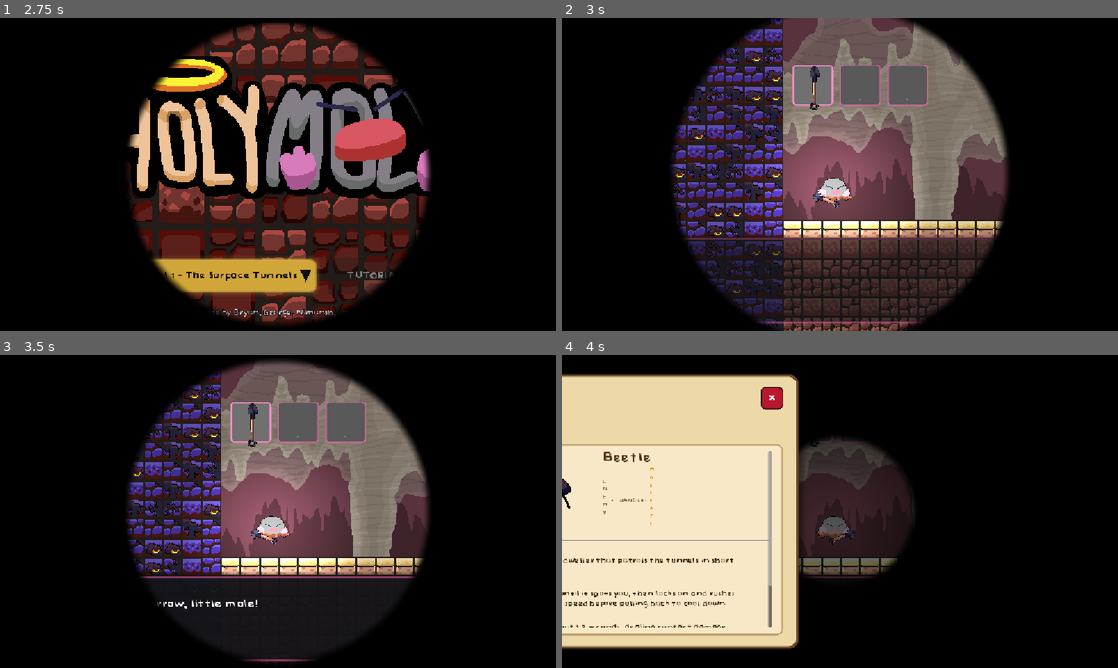
Above: before the commit, frames 1-4 (two rows, left to right).
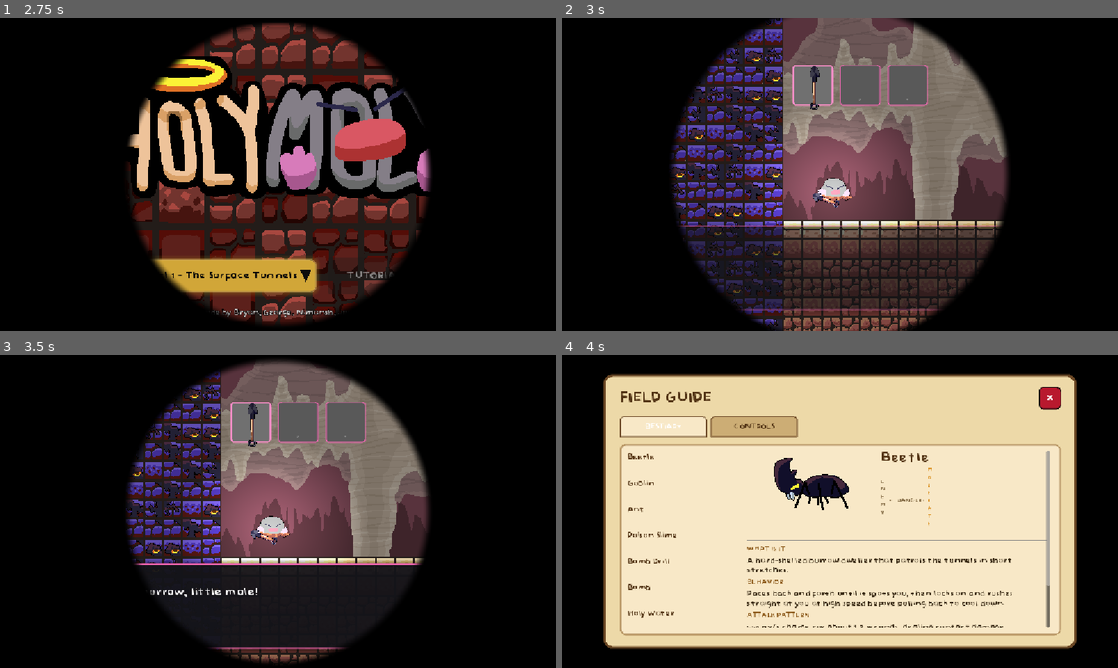
Above: after the commit, the same moments.

Repository: Geofoods/Holy-Moly
Game: Godot game, scene res://scenes/intro.tscn
Two runs of this game, one before a commit and one after it. Both use one fixed random seed, a clock stepped at 60 frames per second and the inputs below. Sound files missing from this copy of the repository are replaced by a short silence.
Inputs (mouse positions are in pixels of both pictures, inside the frame that each line leads up to):
- Up to frame 1 (2.75 s): tap Enter (ui_accept) at 0.5, 0.77, 1.52 s; move the mouse to (400, 158) at 0.52 s; hold Right (ui_right) 0.53-1.28 s; tap E at 0.6 s; click (400, 158) at 0.67 s; move the mouse to (166, 190) at 1.27 s; hold Down (ui_down) 1.28-2 s; tap P at 1.35 s; click "TUTORIAL" at 2 s
- Up to frame 2 (3 s): click "PLAY" at 2.75 s
- Up to frame 3 (3.5 s): no input
- Up to frame 4 (4 s): click "?" at 3.5 s

Frame 1 is identical in both runs. In frame 2, 3.4% of the frame differs, in the area x 21-79%, y 65-98%; in frame 3, 3.2%; in frame 4, 59%, in the area x 0-93%, y 6-94%.

Commit message:
field guide and tutorial fixed

Diff:
--- a/scenes/dialogue_box.tscn
+++ b/scenes/dialogue_box.tscn
@@ -41,16 +41,45 @@
 corner_radius_bottom_right = 6
 corner_radius_bottom_left = 6
 
+[sub_resource type="StyleBoxFlat" id="StyleBoxFlat_prev"]
+bg_color = Color(0.42, 0.42, 0.48, 1)
+border_width_left = 2
+border_width_top = 2
+border_width_right = 2
+border_width_bottom = 2
+border_color = Color(0.03, 0.03, 0.03, 1)
+corner_radius_top_left = 6
+corner_radius_top_right = 6
+corner_radius_bottom_right = 6
+corner_radius_bottom_left = 6
+
+[sub_resource type="StyleBoxFlat" id="StyleBoxFlat_prev_hover"]
+bg_color = Color(0.56, 0.56, 0.62, 1)
+border_width_left = 2
+border_width_top = 2
+border_width_right = 2
+border_width_bottom = 2
+border_color = Color(0.03, 0.03, 0.03, 1)
+corner_radius_top_left = 6
+corner_radius_top_right = 6
+corner_radius_bottom_right = 6
+corner_radius_bottom_left = 6
+
 [node name="DialogueBox" type="CanvasLayer"]
 layer = 20
 script = ExtResource("1_dialogue")
 
 [node name="Panel" type="PanelContainer" parent="."]
-layout_mode = 0
+anchors_preset = 12
+anchor_top = 1.0
+anchor_right = 1.0
+anchor_bottom = 1.0
 offset_left = 60.0
-offset_top = 300.0
-offset_right = 1092.0
-offset_bottom = 450.0
+offset_top = -190.0
+offset_right = -60.0
+offset_bottom = -40.0
+grow_horizontal = 2
+grow_vertical = 0
 theme_override_styles/panel = SubResource("StyleBoxFlat_panel")
 
 [node name="MarginContainer" type="MarginContainer" parent="Panel"]
@@ -82,11 +111,28 @@
 
 [node name="NextRow" type="HBoxContainer" parent="Panel/MarginContainer/VBoxContainer"]
 layout_mode = 2
-alignment = 2
+
+[node name="PrevButton" type="Button" parent="Panel/MarginContainer/VBoxContainer/NextRow"]
+custom_minimum_size = Vector2(120, 42)
+layout_mode = 2
+focus_mode = 0
+theme_override_colors/font_color = Color(1, 1, 1, 1)
+theme_override_fonts/font = ExtResource("2_font")
+theme_override_font_sizes/font_size = 18
+theme_override_styles/normal = SubResource("StyleBoxFlat_prev")
+theme_override_styles/hover = SubResource("StyleBoxFlat_prev_hover")
+theme_override_styles/pressed = SubResource("StyleBoxFlat_prev_hover")
+theme_override_styles/focus = SubResource("StyleBoxFlat_prev_hover")
+text = "◂ BACK"
+
+[node name="Spacer" type="Control" parent="Panel/MarginContainer/VBoxContainer/NextRow"]
+layout_mode = 2
+size_flags_horizontal = 3
 
 [node name="NextButton" type="Button" parent="Panel/MarginContainer/VBoxContainer/NextRow"]
 custom_minimum_size = Vector2(120, 42)
 layout_mode = 2
+focus_mode = 0
 theme_override_colors/font_color = Color(0.03, 0.03, 0.03, 1)
 theme_override_fonts/font = ExtResource("2_font")
 theme_override_font_sizes/font_size = 18
--- a/scenes/info_popup.tscn
+++ b/scenes/info_popup.tscn
@@ -91,7 +91,9 @@
 
 [node name="Panel" type="PanelContainer" parent="CenterContainer" unique_id=2080864583]
 anchors_preset = 8
+anchor_left = 0.5
 anchor_top = 0.0
+anchor_right = 0.5
 anchor_bottom = 1.0
 custom_minimum_size = Vector2(980, 0)
 layout_mode = 1
--- a/scenes/tutorial.tscn
+++ b/scenes/tutorial.tscn
@@ -279,7 +279,7 @@
 shape = SubResource("RectangleShape2D_trigger")
 
 [node name="AntEnemy" parent="." unique_id=964661713 instance=ExtResource("ant_res")]
-position = Vector2(1912, -168)
+position = Vector2(2328, -168)
 
 [node name="TutorialChest" parent="." unique_id=411925599 instance=ExtResource("chest_res")]
 position = Vector2(1336, -153)
@@ -287,21 +287,21 @@
 [node name="BeetleTrigger" type="Area2D" parent="." unique_id=744878920]
 
 [node name="CollisionShape2D" type="CollisionShape2D" parent="BeetleTrigger" unique_id=1323467954]
-position = Vector2(2500, -50)
+position = Vector2(2900, -50)
 shape = SubResource("RectangleShape2D_trigger")
 
 [node name="BeetleEnemy" parent="." unique_id=563442811 instance=ExtResource("beetle_res")]
-position = Vector2(2328, -180)
+position = Vector2(3073, -180)
 
 [node name="GoblinTrigger" type="Area2D" parent="." unique_id=1445622354]
 position = Vector2(-2, -33)
 
 [node name="CollisionShape2D" type="CollisionShape2D" parent="GoblinTrigger" unique_id=439768262]
-position = Vector2(2900, -50)
+position = Vector2(2500, -50)
 shape = SubResource("RectangleShape2D_trigger")
 
 [node name="GoblinEnemy" parent="." unique_id=270937187 instance=ExtResource("goblin_res")]
-position = Vector2(3073, -149)
+position = Vector2(1912, -149)
 
 [node name="BombWallTrigger" type="Area2D" parent="." unique_id=357744486]
 
--- a/scripts/dialogue_box.gd
+++ b/scripts/dialogue_box.gd
@@ -1,38 +1,37 @@
 extends CanvasLayer
 
 signal next_pressed
+signal prev_pressed
 
 const TYPE_SPEED := 0.018
-const PANEL_MARGIN_SIDE := 60.0
-const PANEL_HEIGHT := 150.0
-const PANEL_BOTTOM_OFFSET := 40.0
+const SLIDE_DISTANCE := 240.0
 
 @onready var panel: PanelContainer = $Panel
 @onready var step_label: Label = $Panel/MarginContainer/VBoxContainer/StepLabel
 @onready var main_label: Label = $Panel/MarginContainer/VBoxContainer/MainLabel
 @onready var next_button: Button = $Panel/MarginContainer/VBoxContainer/NextRow/NextButton
+@onready var prev_button: Button = $Panel/MarginContainer/VBoxContainer/NextRow/PrevButton
 
 var _full_text := ""
 var _type_tween: Tween
-var _hidden_y := 0.0
-var _shown_y := 0.0
 
 func _ready() -> void:
 	next_button.pressed.connect(func():
 		SFX.play_ui("ui_click")
 		next_pressed.emit()
 	)
+	prev_button.pressed.connect(func():
+		SFX.play_ui("ui_click")
+		prev_pressed.emit()
+	)
 
-	var vp_size: Vector2 = get_viewport().get_visible_rect().size
-	panel.size = Vector2(vp_size.x - PANEL_MARGIN_SIDE * 2.0, PANEL_HEIGHT)
-	panel.position = Vector2(PANEL_MARGIN_SIDE, vp_size.y - PANEL_HEIGHT - PANEL_BOTTOM_OFFSET)
-
-	_shown_y = panel.position.y
-	_hidden_y = _shown_y + panel.size.y + 40.0
-	panel.position.y = _hidden_y
+	# The panel sizes and positions itself from the scene (bottom-anchored, grows
+	# upward with content), so the buttons are always visible. We only animate the
+	# whole layer sliding in and fading.
+	offset.y = SLIDE_DISTANCE
 	panel.modulate.a = 0.0
 
-func show_text(text: String, step: int = 0, total: int = 0, show_next: bool = false) -> void:
+func show_text(text: String, step: int = 0, total: int = 0, show_next: bool = false, show_prev: bool = false) -> void:
 	_full_text = text
 	if total > 0:
 		step_label.text = "TUTORIAL  •  STEP %d / %d" % [step, total]
@@ -40,11 +39,13 @@
 	else:
 		step_label.hide()
 	next_button.visible = show_next
+	prev_button.visible = show_prev
 	main_label.text = ""
 
 	var tween := create_tween()
-	tween.tween_property(panel, "position:y", _shown_y, 0.35).set_trans(Tween.TRANS_BACK).set_ease(Tween.EASE_OUT)
-	tween.parallel().tween_property(panel, "modulate:a", 1.0, 0.25)
+	tween.set_parallel(true)
+	tween.tween_property(self, "offset:y", 0.0, 0.35).set_trans(Tween.TRANS_BACK).set_ease(Tween.EASE_OUT)
+	tween.tween_property(panel, "modulate:a", 1.0, 0.25)
 
 	_type_text()
 
@@ -66,5 +67,6 @@
 
 func hide_box() -> void:
 	var tween := create_tween()
-	tween.tween_property(panel, "position:y", _hidden_y, 0.3).set_trans(Tween.TRANS_SINE).set_ease(Tween.EASE_IN)
-	tween.parallel().tween_property(panel, "modulate:a", 0.0, 0.25)
+	tween.set_parallel(true)
+	tween.tween_property(self, "offset:y", SLIDE_DISTANCE, 0.3).set_trans(Tween.TRANS_SINE).set_ease(Tween.EASE_IN)
+	tween.tween_property(panel, "modulate:a", 0.0, 0.25)
--- a/scripts/enemy.gd
+++ b/scripts/enemy.gd
@@ -1,4 +1,6 @@
 extends CharacterBody2D
+
+signal died
 
 const SPEED = 160.0
 const CLIMB_SPEED = 140.0
@@ -156,6 +158,7 @@
 	draw_rect(Rect2(offset, Vector2(bar_w * ratio, bar_h)), fill)
 
 func die() -> void:
+	died.emit()
 	SFX.play("enemy_death", global_position)
 	ComboManager.increment()
 	set_physics_process(false)
--- a/scripts/goblin_enemy.gd
+++ b/scripts/goblin_enemy.gd
@@ -1,4 +1,6 @@
 extends CharacterBody2D
+
+signal died
 
 const GRAVITY := 1960.0
 const THROW_INTERVAL := 2.5
@@ -164,6 +166,7 @@
 	draw_rect(Rect2(offset, Vector2(bar_w * ratio, bar_h)), fill)
 
 func die() -> void:
+	died.emit()
 	SFX.play("enemy_death", global_position)
 	ComboManager.increment()
 	set_physics_process(false)
--- a/scripts/info_popup.gd
+++ b/scripts/info_popup.gd
@@ -54,6 +54,7 @@
 	visible = true
 	dim_background.modulate.a = 0.0
 	panel.modulate.a = 0.0
+	panel.pivot_offset = panel.size / 2.0
 	panel.scale = Vector2(0.9, 0.9)
 	var tween := create_tween()
 	tween.set_parallel(true)
--- a/scripts/tutorial_manager.gd
+++ b/scripts/tutorial_manager.gd
@@ -5,14 +5,15 @@
 
 var steps := []
 var step_index := -1
-var _pending_signal: Signal
-var _has_pending_signal := false
 var current_checkpoint: Vector2 = Vector2(-28, -116)
+var _started_steps := {}
+var _kill_enemy: Node = null
 
 func _ready() -> void:
 	mole.set_physics_process(false)
 	mole.set_process(false)
 	mole.death_override = _on_tutorial_death
+	dialogue.prev_pressed.connect(_go_back)
 	_build_steps()
 	_show_step(0)
 	_reposition_inventory_ui()
@@ -30,12 +31,12 @@
 			"kind": "click",
 		},
 		{
-			"text": "Ready? Let's move.",
+			"text": "Ready? Let's move!",
 			"kind": "click",
 			"on_start": func(): mole.set_physics_process(true); mole.set_process(true),
 		},
 		{
-			"text": "MOVE: press A / D or ◄ ►.",
+			"text": "MOVE: press A / D or ◄ ►. Walk to the right!",
 			"kind": "trigger",
 			"node": "MoveTrigger",
 		},
@@ -45,30 +46,26 @@
 			"node": "JumpTrigger",
 		},
 		{
-			"text": "An Ant! LEFT-CLICK to attack it with your shovel, or just run past it.",
-			"kind": "trigger",
-			"node": "EnemyTrigger",
-			"checkpoint": Vector2(1800, -116),
-		},
-		{
-			"text": "Nice! Walk into the chest to open it.",
+			"text": "A treasure chest! Walk into it to open it and grab the loot inside.",
 			"kind": "chest",
 			"node": "TutorialChest",
 		},
 		{
-			"text": "RIGHT-CLICK to PARRY! It deflects projectiles back at enemies for 3 seconds, then cooldown.",
-			"kind": "click",
+			"text": "A Goblin! It throws explosive mushrooms.\nRIGHT-CLICK to PARRY them back, then close in. KILL it to continue!",
+			"kind": "kill",
+			"enemy": "GoblinEnemy",
+			"checkpoint": Vector2(1800, -116),
+		},
+		{
+			"text": "An Ant! LEFT-CLICK to attack it with your shovel. KILL it to continue!",
+			"kind": "kill",
+			"enemy": "AntEnemy",
+			"checkpoint": Vector2(2200, -116),
 		},
 		{
 			"text": "A Beetle! It charges fast but can't turn mid-rush. Sidestep it, then strike!",
 			"kind": "trigger",
 			"node": "BeetleTrigger",
-			"checkpoint": Vector2(2500, -116),
-		},
-		{
-			"text": "A Goblin! Throws explosive mushrooms. Dodge or PARRY them back, then close in!",
-			"kind": "trigger",
-			"node": "GoblinTrigger",
 			"checkpoint": Vector2(2900, -116),
 		},
 		{
@@ -86,11 +83,7 @@
 			"on_start": func(): Inventory.add_item(preload("res://resources/drill.tres")),
 		},
 		{
-			"text": "PRESS SHIFT to DIG DASH! You tunnel forward, breaking through everything in your path!",
-			"kind": "click",
-		},
-		{
-			"text": "COMBO TIP: Kill enemies quickly to build a combo! Combos make you FASTER and give you extra jump time. Chain kills to keep it going!",
+			"text": "DIG DASH: press SHIFT to tunnel forward, smashing through rocks and enemies in your path!",
 			"kind": "click",
 		},
 	]
@@ -100,60 +93,53 @@
 	var step: Dictionary = steps[i]
 	if step.has("checkpoint"):
 		current_checkpoint = step["checkpoint"]
-	if step.has("on_start"):
+	# Only run a step's on_start once, so going BACK then forward again doesn't
+	# re-grant items or re-run setup.
+	if step.has("on_start") and not _started_steps.has(i):
+		_started_steps[i] = true
 		step["on_start"].call()
 
-	_clear_pending_signal()
-
-	dialogue.show_text(step["text"], i + 1, steps.size(), true)
+	_disconnect_kill()
 	if dialogue.next_pressed.is_connected(_advance):
 		dialogue.next_pressed.disconnect(_advance)
-	dialogue.next_pressed.connect(_advance, CONNECT_ONE_SHOT)
 
-	match step["kind"]:
-		"trigger":
-			var trigger := get_node(String(step["node"]))
-			_pending_signal = trigger.body_entered
-			_has_pending_signal = true
-			trigger.body_entered.connect(_on_trigger_entered, CONNECT_ONE_SHOT)
-		"chest":
-			var chest := get_node(String(step["node"]))
-			var interaction: Node = chest.get_node_or_null("Area2D")
-			if interaction == null or not interaction.has_signal("opened"):
-				interaction = chest
-			_pending_signal = interaction.opened
-			_has_pending_signal = true
-			interaction.opened.connect(_advance, CONNECT_ONE_SHOT)
+	# "kill" steps hide NEXT and auto-advance only when the target enemy dies, so
+	# the player must defeat it. If the enemy is already gone (e.g. the player hit
+	# BACK after killing it) we fall back to a NEXT button. Every other step
+	# advances only on a NEXT click. BACK is hidden on the very first step.
+	var show_next := true
+	if step.get("kind", "") == "kill":
+		var enemy := get_node_or_null(NodePath(String(step["enemy"])))
+		if enemy != null and is_instance_valid(enemy):
+			show_next = false
+			_kill_enemy = enemy
+			enemy.connect("died", _advance, CONNECT_ONE_SHOT)
 
-func _clear_pending_signal() -> void:
-	if _has_pending_signal and _pending_signal.get_object():
-		if _pending_signal.is_connected(_on_trigger_entered):
-			_pending_signal.disconnect(_on_trigger_entered)
-		if _pending_signal.is_connected(_advance):
-			_pending_signal.disconnect(_advance)
-	_has_pending_signal = false
+	dialogue.show_text(step["text"], i + 1, steps.size(), show_next, i > 0)
+	if show_next:
+		dialogue.next_pressed.connect(_advance, CONNECT_ONE_SHOT)
 
-func _on_trigger_entered(body: Node) -> void:
-	if body.is_in_group("mole"):
-		_advance()
-	else:
-		var step: Dictionary = steps[step_index]
-		if step["kind"] == "trigger":
-			var trigger := get_node(String(step["node"]))
-			trigger.body_entered.connect(_on_trigger_entered, CONNECT_ONE_SHOT)
+func _disconnect_kill() -> void:
+	if _kill_enemy != null and is_instance_valid(_kill_enemy):
+		if _kill_enemy.is_connected("died", _advance):
+			_kill_enemy.disconnect("died", _advance)
+	_kill_enemy = null
 
 func _advance() -> void:
-	_clear_pending_signal()
 	if step_index + 1 >= steps.size():
 		_finish()
 	else:
 		_show_step(step_index + 1)
 
+func _go_back() -> void:
+	if step_index > 0:
+		_show_step(step_index - 1)
+
 func _finish() -> void:
-	_clear_pending_signal()
+	_disconnect_kill()
 	if dialogue.next_pressed.is_connected(_advance):
 		dialogue.next_pressed.disconnect(_advance)
-	var ending_text = "Perfect! You're ready!\n\nControls:\n• MOVE: A/D  •  JUMP: SPACE (hold for height!)\n• ATTACK: Left-click  •  PARRY: Right-click\n• DIG DASH: SHIFT  •  ITEMS: 1, 2, 3\n\nGood luck, little mole!"
+	var ending_text = "Perfect! You're ready, little mole.\nChain kills for COMBOS — good luck down there!"
 	dialogue.show_text(ending_text, 0, 0, true)
 	dialogue.next_button.text = "PLAY NOW ▸"
 	dialogue.next_pressed.connect(_on_play_now_pressed, CONNECT_ONE_SHOT)
